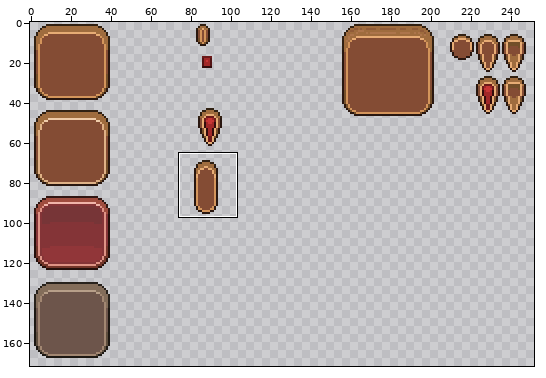
One commit to this sprite sheet: godot/assets/ui/theme.png. Above: a wide view before the commit, with the close-up outlined.
Close-up. Old version:
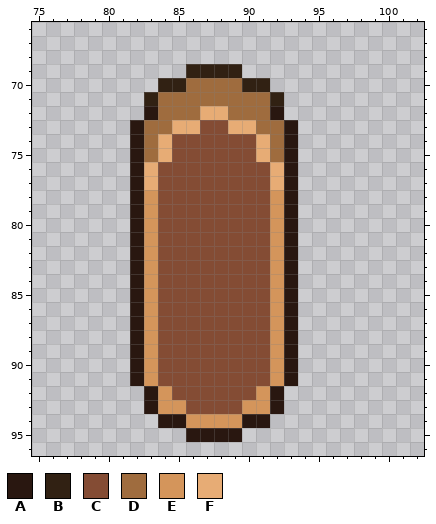
The file is 256x256 pixels. Colours within 5 levels of each other are drawn and written as one. Shown: x 75..102, y 66..96. The wide view leaves out empty margins. The commit also changed other parts of the picture, which this record leaves out.
Palette (. is transparent): A #291710  B #312113  C #844c34  D #9f6c3e  E #d4955b  F #e7ac75
Pixels before, first column x 82:
69 ....BBBB....
70 ..BBDDDDBB..
71 .BDDDDDDDDB.
72 .ADDDFFDDDA.
73 ADDFFCCFFDDA
74 ADFCCCCCCFDA
75 ADFCCCCCCFDA
76 AFCCCCCCCCFA
77 AFCCCCCCCCFA
78 AECCCCCCCCEA
79 AECCCCCCCCEA
80 AECCCCCCCCEA
81 AECCCCCCCCEA
82 AECCCCCCCCEA
83 AECCCCCCCCEA
84 AECCCCCCCCEA
85 AECCCCCCCCEA
86 AECCCCCCCCEA
87 AECCCCCCCCEA
88 AECCCCCCCCEA
89 AECCCCCCCCEA
90 AECCCCCCCCEA
91 AECCCCCCCCEA
92 .AECCCCCCEA.
93 .AEECCCCEEA.
94 ..AAEEEEAA..
95 ....AAAA....
The same view after the edit:
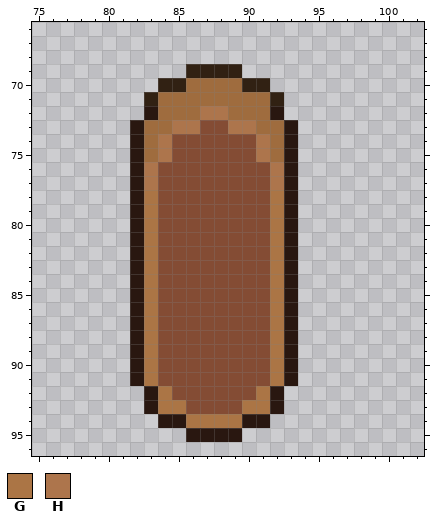
Colours new in this view: G #ab7545  H #ad754c
Difference:
Changed rows in their new state; - is an unchanged pixel.
first column x 83:
72 ----HH----
73 --HH--HH--
74 -H------H-
75 -H------H-
76 H--------H
77 H--------H
78 G--------G
79 G--------G
80 G--------G
81 G--------G
82 G--------G
83 G--------G
84 G--------G
85 G--------G
86 G--------G
87 G--------G
88 G--------G
89 G--------G
90 G--------G
91 G--------G
92 -G------G-
93 -GG----GG-
94 ---GGGG---
Where, in picture pixels (left, top, right, bottom), the same in both close-ups:
changed: (144, 106, 284, 428)
